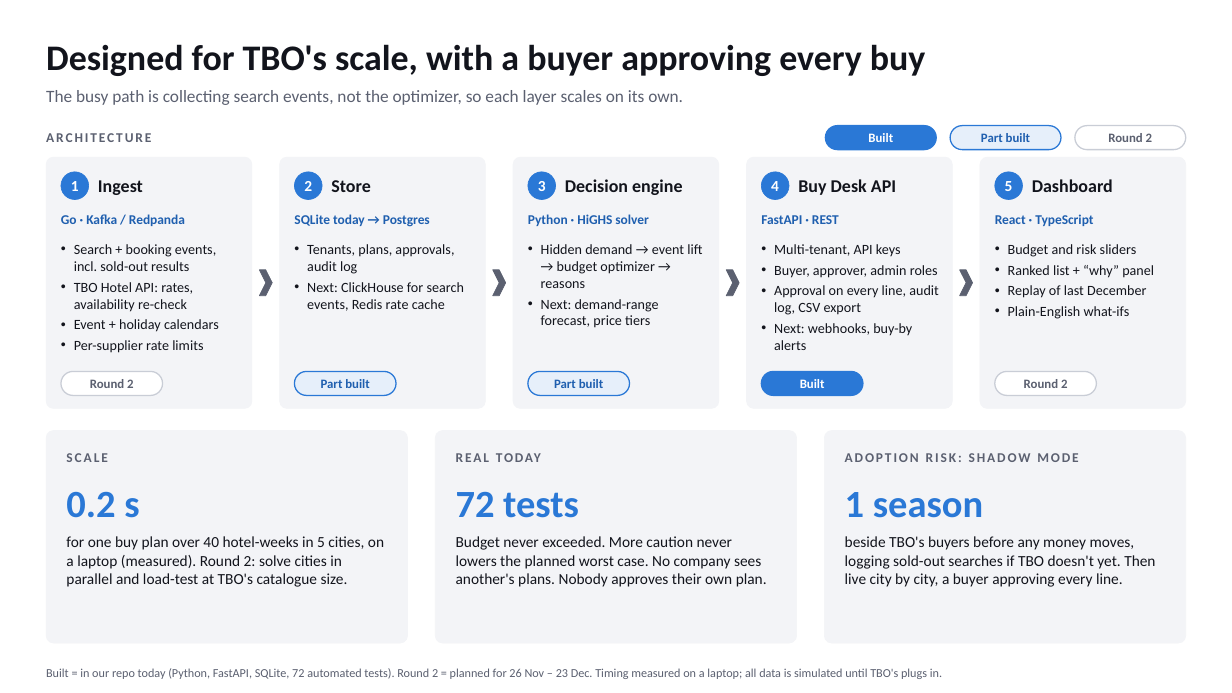
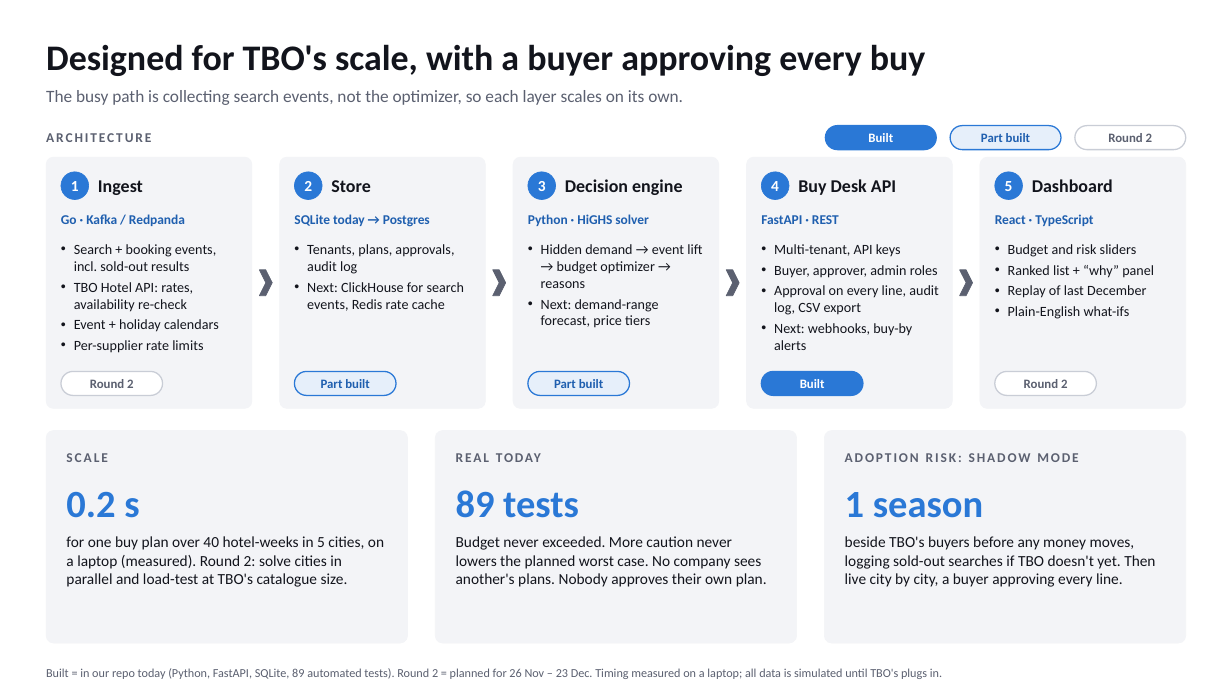
Before and after one commit to Priyanshu-senapati/voyage, a slide deck: slide 3 of deck/voyance_round1.pptx. Drawn at 1232x693 pixels with LibreOffice and Linux fonts; fonts in the diff are those of the drawing. Boxes give left, top, right and bottom in pixels: in the first picture for what was removed or moved away, otherwise in the second. Text is boxed around its words. In the diff, an @@ line names an element or a change of style, - is before the commit and + after.

```diff
--- a/deck/voyance_round1.pptx
+++ b/deck/voyance_round1.pptx
@@ text at (x1=456, y1=490, x2=579, y2=518): text changed @@
-72 tests
+89 tests
@@ text at (x1=46, y1=668, x2=942, y2=679): text changed @@
-Built = in our repo today (Python, FastAPI, SQLite, 72 automated tests). Round 2 = planned for 26 Nov – 23 Dec. Timing measured on a laptop; all data is simulated until TBO's plugs in.
+Built = in our repo today (Python, FastAPI, SQLite, 89 automated tests). Round 2 = planned for 26 Nov – 23 Dec. Timing measured on a laptop; all data is simulated until TBO's plugs in.
```
Also in this commit, not shown: 1 other slide changed, 4 other files.
